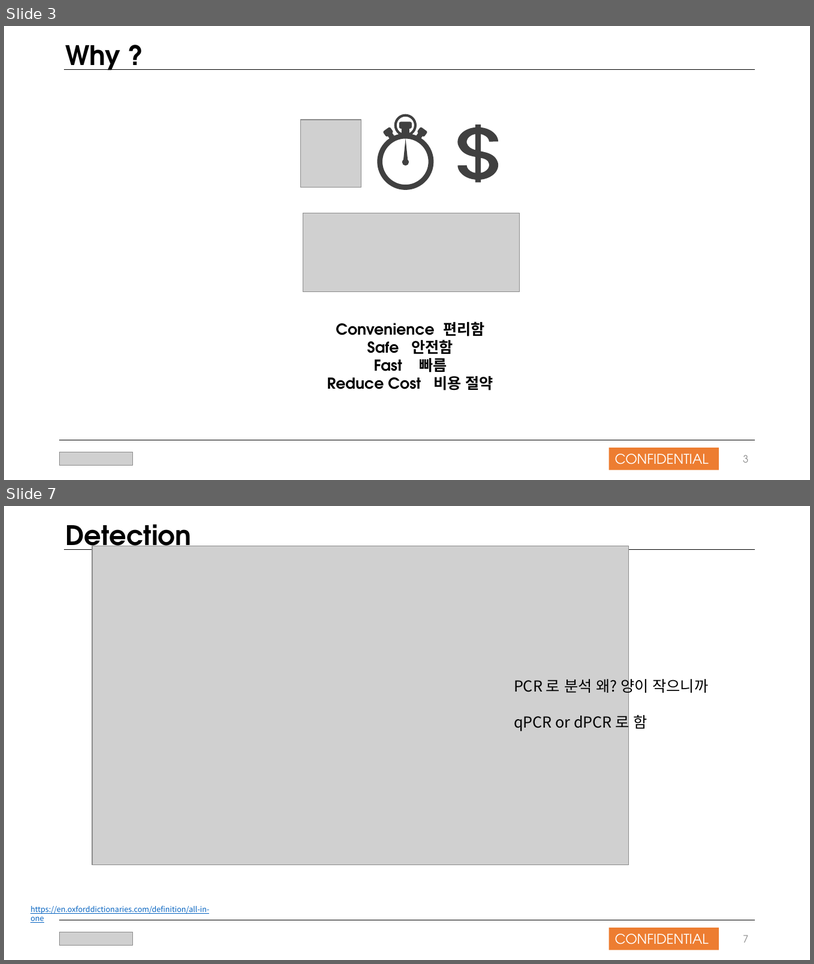
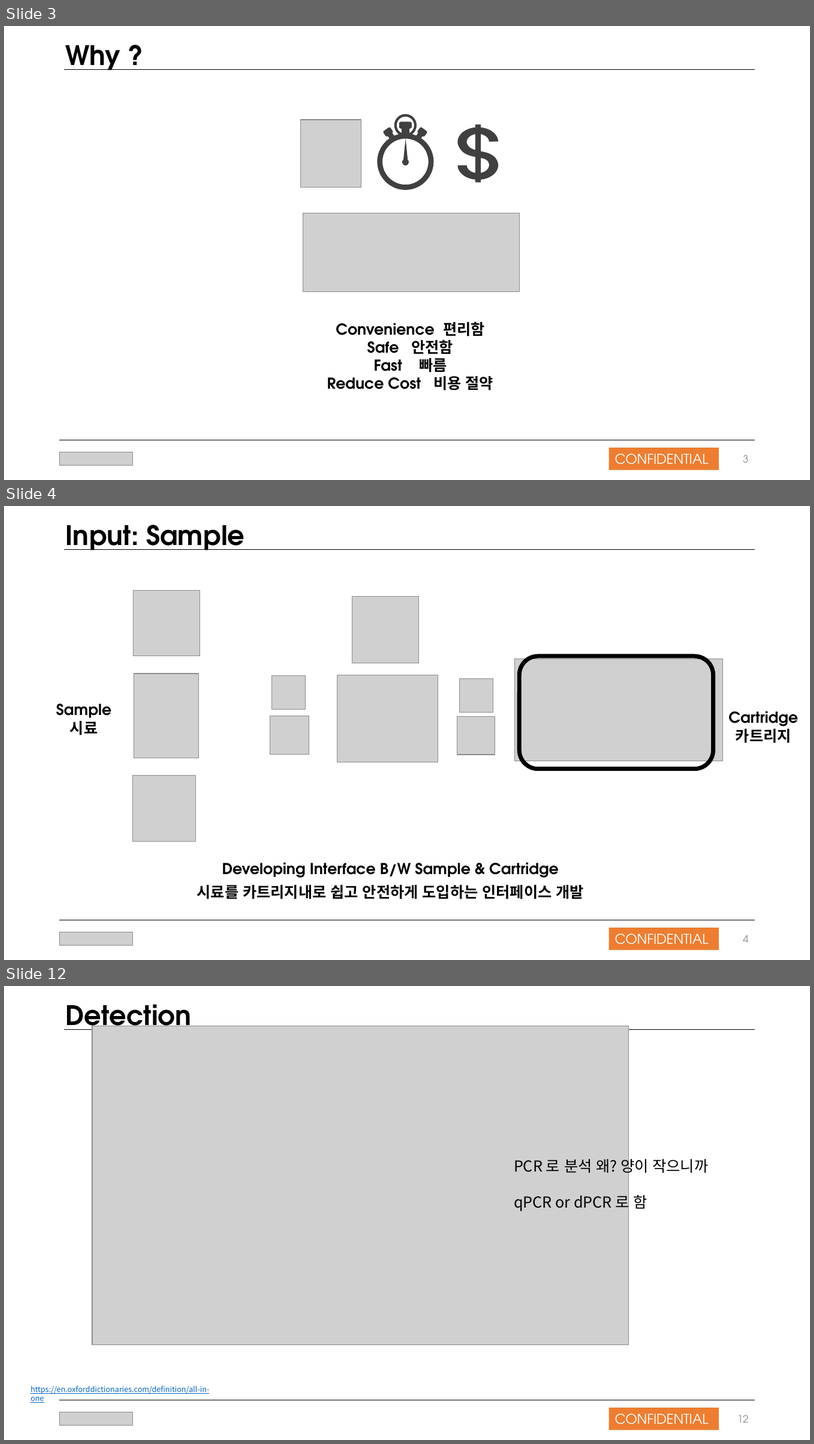
Before and after one commit to nansmile/Company-Work, a slide deck: Work/올인원팀 발표자료_181021.pptx. Shown one above the other, each under a label of ours: slides 3 and 7 before the commit, slides 3, 4 and 12 after it; the slides between them are not shown. The pictures are 814x964 and 814x1444 pixels, drawn with LibreOffice and Linux fonts; fonts in the diff are those of the drawing; grey boxes stand for pictures. Boxes give left, top, right and bottom in pixels: in the first picture for what was removed or moved away, otherwise in the second. Text is boxed around its words. In the diff, an @@ line names an element or a change of style, - is before the commit and + after.

```diff
--- a/Work/올인원팀 발표자료_181021.pptx
+++ b/Work/올인원팀 발표자료_181021.pptx
@@ slide 4 added at (x1=4, y1=506, x2=810, y2=960), background #FFFFFF @@
@@ text added at (x1=65, y1=525, x2=245, y2=550), 32 pt, text #000000, bold @@
+Input: Sample
@@ line added from (65, 550) to (755, 550), #000000 0.5 pt @@
@@ group added at (x1=133, y1=590, x2=723, y2=841): 8 pictures, 1 rounded rectangle @@
@@ text added at (x1=56, y1=703, x2=111, y2=735), 18 pt, text #000000, bold @@
+Sample
+시료
@@ picture added at (x1=270, y1=716, x2=309, y2=754) @@
@@ picture added at (x1=458, y1=717, x2=496, y2=754) @@
@@ text added at (x1=729, y1=711, x2=798, y2=743), 18 pt, text #000000, bold @@
+Cartridge
+카트리지
@@ text added at (x1=197, y1=862, x2=584, y2=899), 18 pt, text #000000, bold @@
+Developing Interface B/W Sample & Cartridge
+시료를 카트리지내로 쉽고 안전하게 도입하는 인터페이스 개발
@@ picture added at (x1=60, y1=932, x2=133, y2=945) @@
@@ line added from (60, 920) to (755, 920), #000000 0.5 pt @@
@@ rectangle added at (x1=609, y1=928, x2=720, y2=950), fill #ED7D31, 16 pt, text #FFFFFF @@
+CONFIDENTIAL
@@ page number added at (x1=743, y1=934, x2=749, y2=942), 12 pt, text #8C8C8C @@
+4
@@ what was slide 7 is now slide 12 @@
@@ page number at (x1=738, y1=1414, x2=749, y2=1422): text changed @@
-7
+12
```
Also in this commit, not shown: 2 slides changed, 8 other slides added, 2 slides removed.
